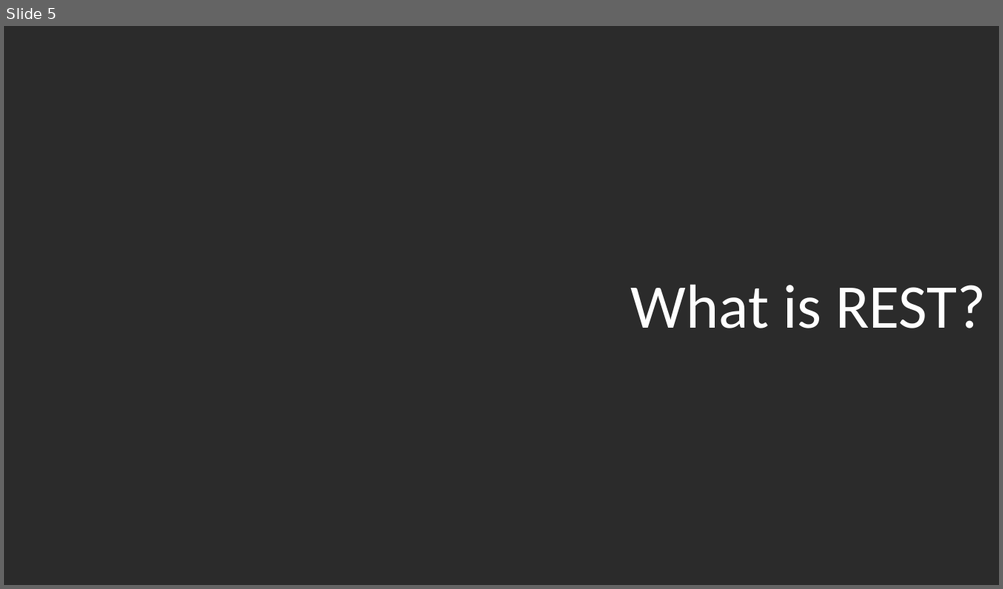
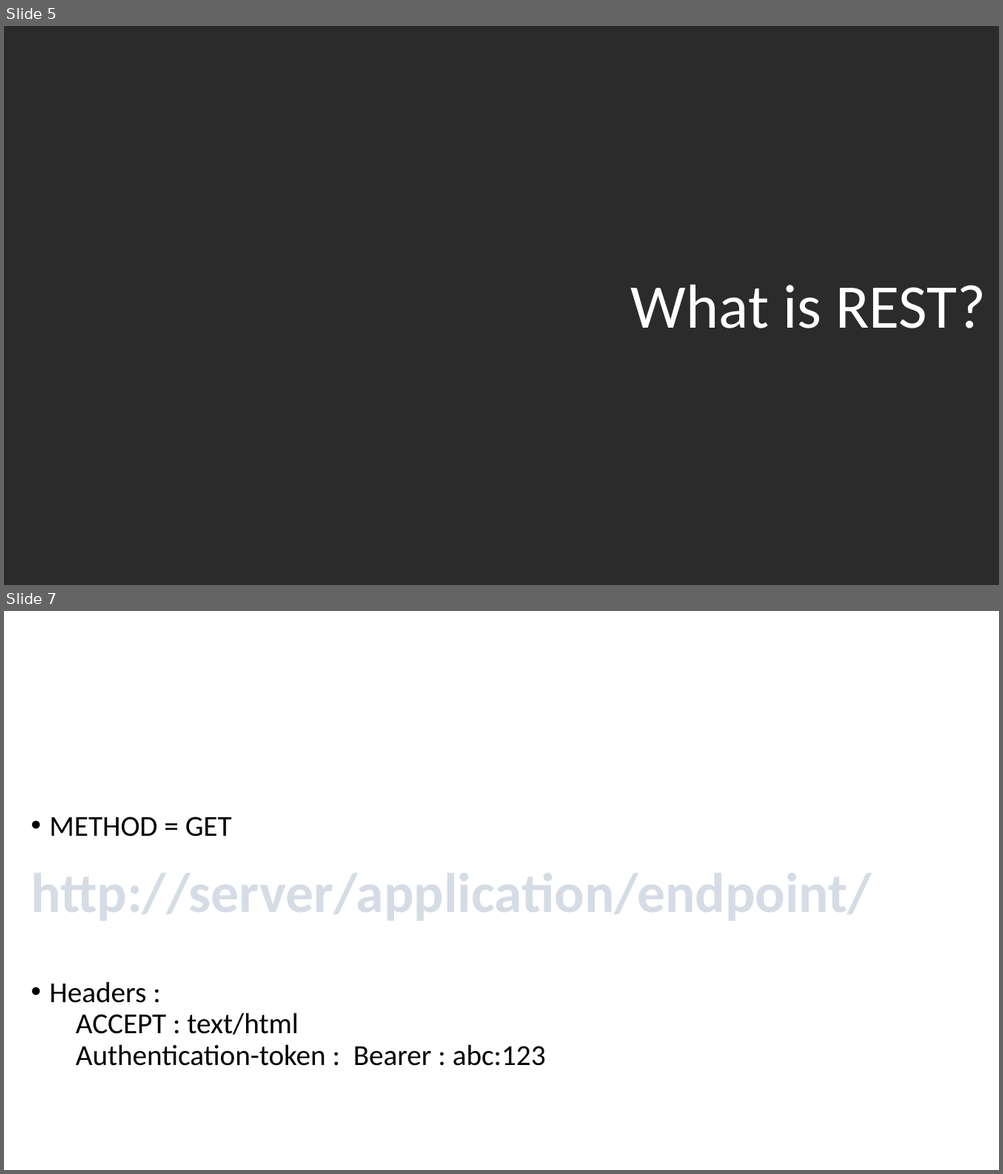
Before and after one commit to quetwo/hawaii-apis, a slide deck: MMCFUG - REST.pptx. Shown one above the other, each under a label of ours: slide 5 before the commit, slides 5 and 7 after it; the slides between them are not shown. The pictures are 1003x589 and 1003x1174 pixels, drawn with LibreOffice and Linux fonts; fonts in the diff are those of the drawing; background and template pictures are left out; a plain dark background stands for a picture behind light text. Boxes give left, top, right and bottom in pixels: in the first picture for what was removed or moved away, otherwise in the second. Text is boxed around its words. In the diff, an @@ line names an element or a change of style, - is before the commit and + after.

```diff
--- a/MMCFUG - REST.pptx
+++ b/MMCFUG - REST.pptx
@@ slide 7 added at (4,611,999,1170), background picture (left out) @@
@@ text added at (49,817,546,1066), 28 pt, text #000000 @@
+• METHOD = GET
+• Headers :
+  ACCEPT : text/html
+  Authentication-token : Bearer : abc:123
@@ text added at (31,873,871,920), 54 pt, text pattern #44546A on #D6DCE5, bold @@
+http://server/application/endpoint/
```
Also in this commit, not shown: 24 other slides added.
